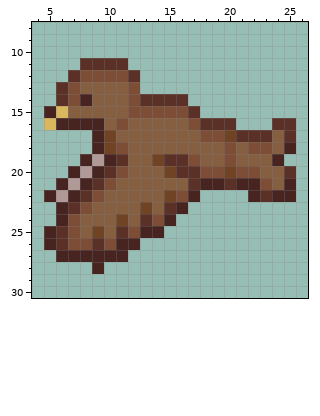
Pixel-art sprite -- assets/img/left000.png. The picture above is the old version.
The file is 32x32 pixels. Colours within 5 levels of each other are drawn and written as one. Shown: x 4..26, y 8..30.
After the commit:
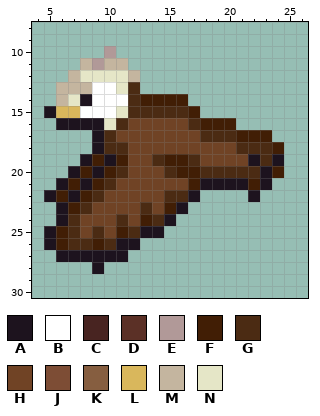
Palette (. is transparent): A #1d131e  B #ffffff  C #482421  D #5b3026  E #b19998  F #411e05  G #4b2b13  H #704325  J #7d4d35  K #865e40  L #d9b75c  M #c4b59f  N #e5e6c7
Change:
Changed rows in their new state; - is an unchanged pixel.
first column x 5:
10 -----E---------------
11 ---MEMM--------------
12 --MNNNNM-------------
13 -MMMBBNG-------------
14 -MNABBBGFFFF---------
15 A-LBBBNGGGGGF--------
16 .AAAANGHHHHHGFFF---..
17 ----AGHHHHHHHGGGFFF..
18 ----AGGHHHHHHHHHGGGF.
19 ---AFAFHHGFFGHHHHAGA-
20 --AFAFGHHHGFFGGGGGAF.
21 -AFAFGHHHHHHFAAAAFA..
22 AFAFGHHHHHGGA----A...
23 -AFGHHHHGHFA---------
24 -AGHHHGHFGA----------
25 AFGHGHFGAA-----------
26 AFGGFGAA-------------
27 -AAAAAA--------------
28 ----A----------------
Where, in picture pixels (left, top, right, bottom), the same in both pictures:
changed: (44, 46, 296, 274)
